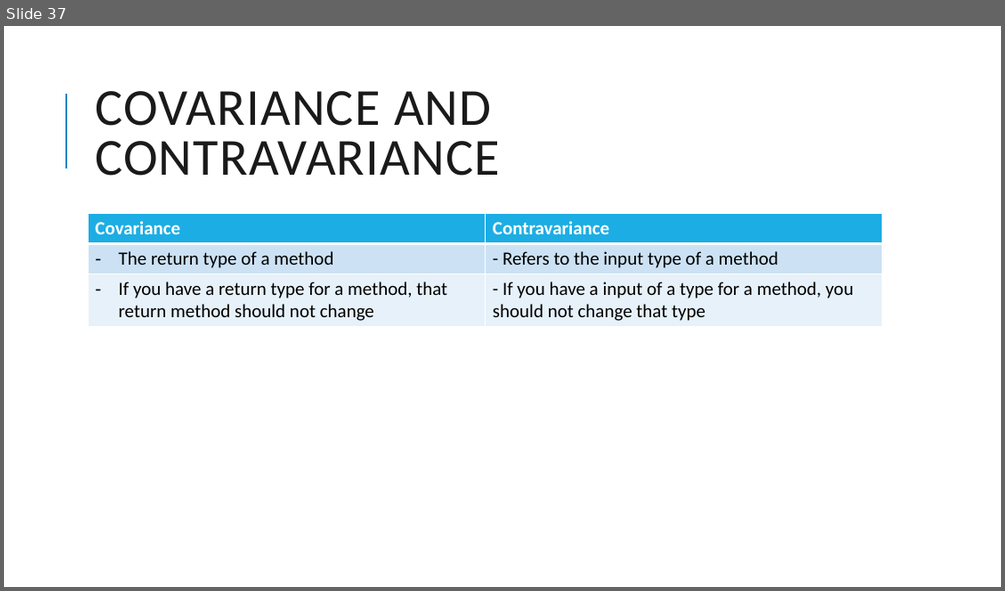
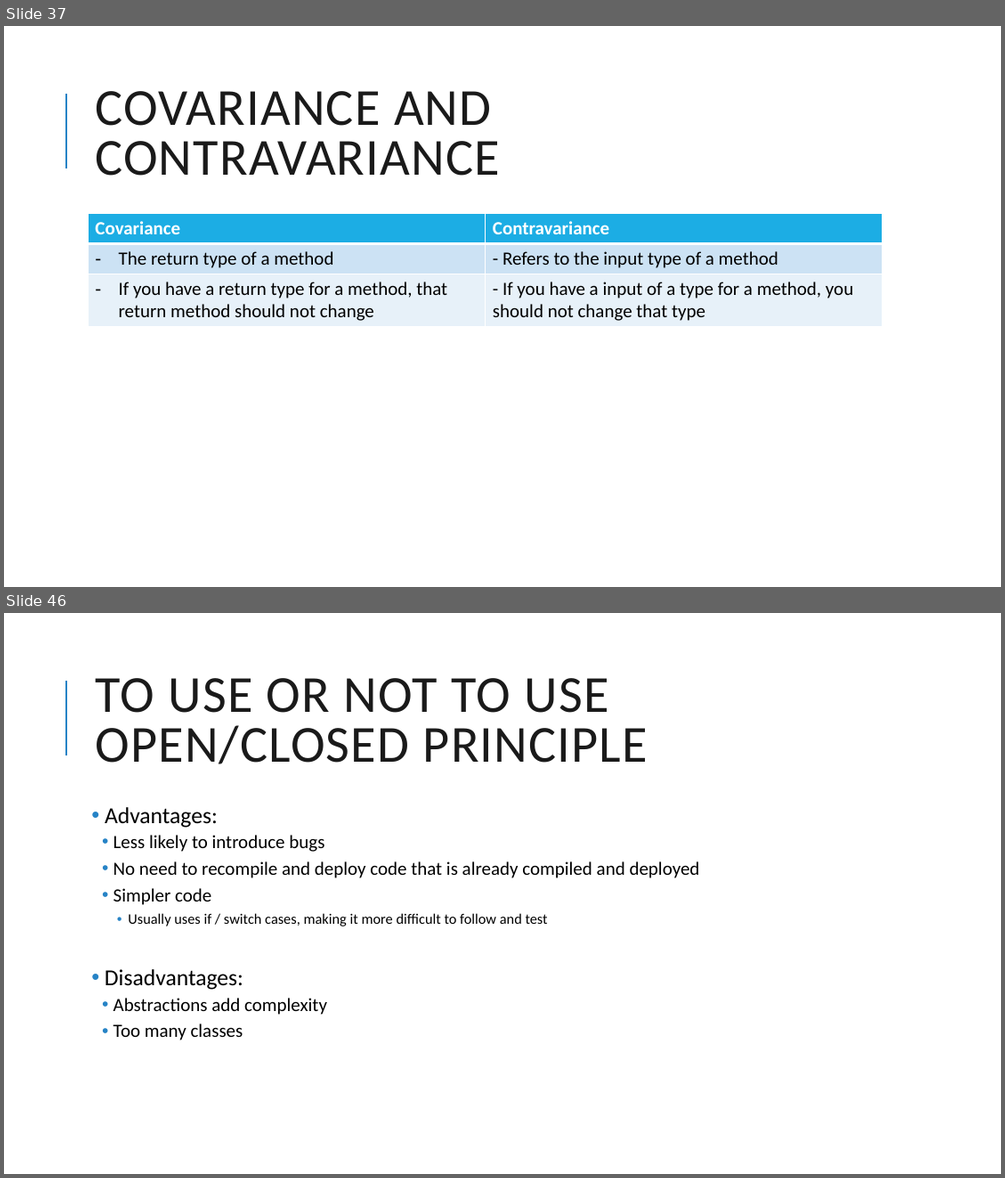
Before and after one commit to nadiacomanici/SolidPrinciples, a slide deck: SOLID Principles.pptx. Shown one above the other, each under a label of ours: slide 37 before the commit, slides 37 and 46 after it; the slides between them are not shown. The pictures are 1005x591 and 1005x1178 pixels, drawn with LibreOffice and Linux fonts; fonts in the diff are those of the drawing. Boxes give left, top, right and bottom in pixels: in the first picture for what was removed or moved away, otherwise in the second. Text is boxed around its words. In the diff, an @@ line names an element or a change of style, - is before the commit and + after.

```diff
--- a/SOLID Principles.pptx
+++ b/SOLID Principles.pptx
@@ slide 46 added at (4, 613, 1001, 1174), background #FFFFFF; not listed: 1 template element that a slide beside it also shows @@
@@ title added at (95, 678, 647, 764), 50 pt, text #1A1A1A @@
+TO USE OR NOT TO USE OPEN/CLOSED PRINCIPLE
@@ text added at (105, 807, 700, 1040), 18 pt, text #000000 @@
+• Advantages:
+  • Less likely to introduce bugs
+  • No need to recompile and deploy code that is already compiled and deployed
+  • Simpler code
+    • Usually uses if / switch cases, making it more difficult to follow and test
+• Disadvantages:
+  • Abstractions add complexity
+  • Too many classes
```
Also in this commit, not shown: 2 slides changed, 6 other slides added, 16 other files.
